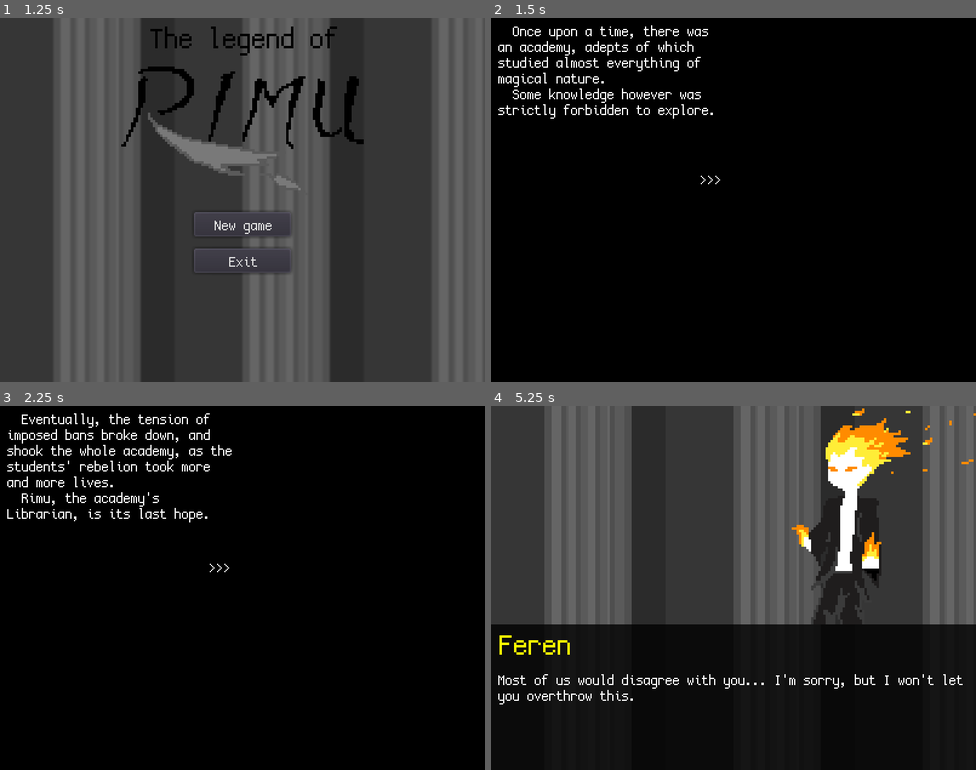
Above: before the commit, frames 1-4 (two rows, left to right).
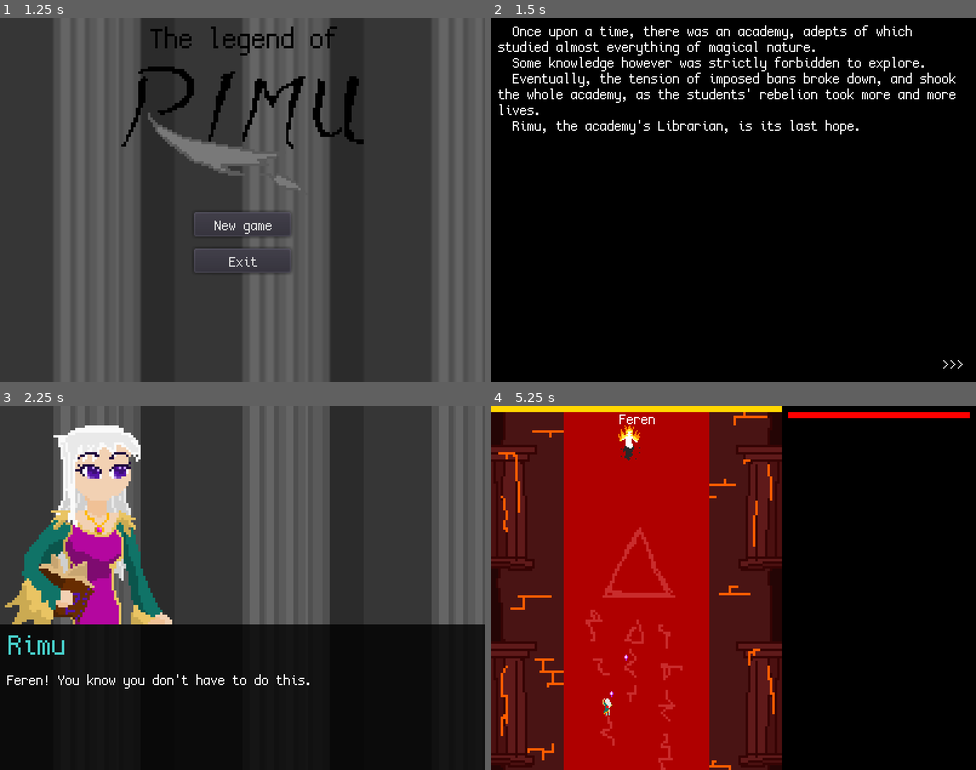
Above: after the commit, the same moments.

Repository: Voltinus/rimu
Game: Godot game, scene res://levels/LanguageSelector/LanguageSelector.tscn
Two runs of this game, one before a commit and one after it. Both use one fixed random seed, a clock stepped at 60 frames per second and the inputs below.
Inputs (mouse positions are in pixels of both pictures, inside the frame that each line leads up to):
- Up to frame 1 (1.25 s): click (242, 152) at 0.5 s
- Up to frame 2 (1.5 s): click "New game" at 1.25 s
- Up to frame 3 (2.25 s): tap Enter (dialogue_skip) at 2 s; hold D (move_right) from 2.03 s (still down)
- Up to frame 4 (5.25 s): tap Space at 2.75, 4.25 s; release D (move_right) at 2.78 s; hold Shift (slow_down, bound only after the commit) 2.78-3.53 s; tap Enter (dialogue_skip) at 3.5, 5 s; hold D (move_right) 3.53-4.28 s; hold W (move_up) 4.28-5.03 s; hold A (move_left) from 5.03 s (still down)

Frame 1 is identical in both runs. In frame 2, 3.5% of the frame differs, in the area x 1-98%, y 2-97%; in frame 3, 60%; in frame 4, 84%, in the area x 0-100%, y 0-100%.

Commit message:
Added slow down using shift and some translations

Diff:
--- a/Global.gd
+++ b/Global.gd
@@ -15,14 +15,20 @@
 func quit():
 	get_tree().quit()
 
-func window_width():
+func window_width() -> int:
 	return ProjectSettings.get_setting("display/window/size/width")
 
-func window_height():
+func window_height() -> int:
 	return ProjectSettings.get_setting("display/window/size/height")
 
-func game_width():
-	return window_width() * 0.6
+func window_size() -> Vector2:
+	return Vector2(window_width(), window_height())
 
-func game_height():
+func game_width() -> int:
+	return int(window_width() * 0.6)
+
+func game_height() -> int:
 	return window_height()
+
+func game_size() -> Vector2:
+	return Vector2(game_width(), game_height())
--- a/actors/Player/Player.gd
+++ b/actors/Player/Player.gd
@@ -24,6 +24,9 @@
 	if Input.is_action_pressed("move_down"):
 		velocity.y += 1
 
+	if Input.is_action_pressed("slow_down"):
+		velocity *= 0.5
+
 	var _collisions = move_and_slide(velocity * speed)
 
 
--- a/levels/Story/Story.gd
+++ b/levels/Story/Story.gd
@@ -1,23 +1,13 @@
 extends Control
-
-enum states {
-	STORY1, STORY2
-}
-
-var current_state = states.STORY1
 
 
 func _ready():
-	$Label.text  = "  " + tr("STORY1") + "\n  " + tr("STORY2")
-	$Label2.text = "  " + tr("STORY3") + "\n  " + tr("STORY4")
+	$Label.text  = "  " + tr("STORY1")
+	$Label.text += "\n  " + tr("STORY2")
+	$Label.text += "\n  " + tr("STORY3")
+	$Label.text += "\n  " + tr("STORY4")
 
 
 func _input(event):
 	if event.is_action_pressed("dialogue_skip"):
-		match current_state:
-			states.STORY1:
-				current_state = states.STORY2
-				$Label.hide()
-				$Label2.show()
-			states.STORY2:
-				Global.goto_scene("Dialogue1FerenBefore")
+		Global.goto_scene("Dialogue1FerenBefore")
--- a/levels/Story/Story.tscn
+++ b/levels/Story/Story.tscn
@@ -2,7 +2,6 @@
 
 [ext_resource path="res://gui/theme.tres" type="Theme" id=1]
 [ext_resource path="res://levels/Story/Story.gd" type="Script" id=2]
-
 
 [node name="Story" type="Control"]
 anchor_right = 1.0
@@ -17,8 +16,8 @@
 [node name="Label" type="Label" parent="."]
 margin_left = 5.0
 margin_top = 5.0
-margin_right = 195.0
-margin_bottom = 145.0
+margin_right = 395.0
+margin_bottom = 295.0
 theme = ExtResource( 1 )
 text = "Lorem ipsum, dolor sit amet..."
 autowrap = true
@@ -27,26 +26,11 @@
 "_edit_use_anchors_": false
 }
 
-[node name="Label2" type="Label" parent="."]
-visible = false
-margin_left = 5.0
-margin_top = 5.0
-margin_right = 195.0
-margin_bottom = 145.0
-theme = ExtResource( 1 )
-text = "  Eventually, the tension of imposed bans broke down, and shook the whole academy, as the students' rebelion took more and more lives.
-  Rimu, the academy's Librarian, is its last hope."
-autowrap = true
-clip_text = true
-__meta__ = {
-"_edit_use_anchors_": false
-}
-
 [node name="Arrows" type="Label" parent="."]
-margin_left = 172.0
-margin_top = 127.0
-margin_right = 190.0
-margin_bottom = 140.0
+margin_left = 372.415
+margin_top = 278.844
+margin_right = 390.415
+margin_bottom = 291.844
 theme = ExtResource( 1 )
 text = ">>>"
 __meta__ = {
--- a/misc/translations.csv
+++ b/misc/translations.csv
@@ -1,10 +1,10 @@
 string;en;pl;eo
 NEW_GAME;New game;Nowa gra;Nova ludo
 MAIN_MENU;Main menu;Menu główne;Ĉefa menuo
-EXIT;Exit;Wyjście;Fermi
+EXIT;Exit;Wyjście;Foriri
 THE_LEGEND_OF;The legend of;Legenda;La legendo de
 ERROR;Error;Błąd;Eraro
-ERROR_MSG;You shouldn’t be able to see this. Please report it to the game creators.;Ten komunikat nie powinien się pojawić.;Tiu komunikajxo ne devas aperi. Bonvolu, raporti tio al la
+ERROR_MSG;You shouldn’t be able to see this. Please report it to the game creators.;Ten komunikat nie powinien się pojawić.;Tiu komunikaĵo ne devas aperi. Bonvolu, raporti tio al la
 STORY1;Once upon a time, there was an academy, adepts of which studied almost everything of magical nature.;Dawno dawno temu istniała pewna akademia, której adepci studiowali niemal wszystko o magicznej naturze.;STORY1_eo
 STORY2;Some knowledge however was strictly forbidden to explore.;Pewna wiedza była jednak surowo zabroniona.;STORY2_eo
 STORY3;Eventually, the tension of imposed bans broke down, and shook the whole academy, as the students' rebelion took more and more lives.;Pewnego dnia, napięcie spowodowane zakazami pękło, a bunt uczniów pochłaniał coraz to więcej żyć.;STORY3_eo
@@ -31,26 +31,26 @@
 DIAL_RIMU9;I can't get along with you.;Nie dogadam się z tobą.;DIAL_RIMU9_eo
 DIAL_LILI8;I’m sorry, miss Rimu.;Przepraszam, pani Rimu.;DIAL_LILI8_eo
 DIAL_RIMU10;It’s okay.;Nie szkodzi.;DIAL_RIMU10_eo
-DIAL_RIMU11;I don’t know you… Who are you?;Nie znam cię… Kim jesteś?;DIAL_RIMU11_eo
-DIAL_VADA1;…;…;DIAL_VADA1_eo
-DIAL_RIMU12;Hello?;Halo?;DIAL_RIMU12_eo
-DIAL_VADA2;…;…;DIAL_VADA2_eo
-DIAL_RIMU13;Will you answer me?;Odpowiesz mi?;DIAL_RIMU13_eo
+DIAL_RIMU11;I don’t know you… Who are you?;Nie znam cię… Kim jesteś?;Mi ne konas vin… Kiu vi estas?
+DIAL_VADA1;…;…;…
+DIAL_RIMU12;Hello?;Halo?;Halo?
+DIAL_VADA2;…;…;…
+DIAL_RIMU13;Will you answer me?;Odpowiesz mi?;Ĉu vi respondos min?
 DIAL_VADA3;My name is Vada;Nazywam się Vada.;Mi nomiĝas Vada.
 DIAL_RIMU14;And?;I?;Kaj?
 DIAL_VADA4;And I’m sorry, but I’ll never betray him… *melts*;I przepraszam, ale nigdy go nie zdradzę… *rozpuszcza się*;Kaj pardonu, sed mi neniam perfidos lin… *fandiĝas*
 DIAL_RIMU15;Strange… Well then, I feel I’m getting close.;Dziwne… No nic, czuję, że się zbliżam.;DIAL_RIMU15_eo
 DIAL_RIMU16;Aria! Dress yourself up.;Aria! Ubierz się.;DIAL_RIMU16_eo
-DIAL_ARIA1;Why?;Czemu?;DIAL_ARIA1_eo
-DIAL_RIMU17;You know why, you know the rules!;Wiesz czemu, znasz zasady!;DIAL_RIMU17_eo
+DIAL_ARIA1;Why?;Czemu?;Kial?
+DIAL_RIMU17;You know why, you know the rules!;Wiesz czemu, znasz zasady!;Vi scias kiial, vi
 DIAL_ARIA2;Darek’h doesn’t obey them, so do I!;Darek’h ich nie przestrzega, więc ja też!;DIAL_ARIA2_eo
 DIAL_RIMU18;What a unruly kid… (...kid?);Co za niesforne dziecko… (…dziecko?);DIAL_RIMU18_eo
 DIAL_RIMU19;Let’s play a game. If I win, you’ll dress yourself up and tell me where Darek’h is.;Zagrajmy w grę. Jeśli wygram, ubierzesz się i powiesz mi gdzie jest Darek’h.;DIAL_RIMU19_eo
-DIAL_ARIA3;Okaaay…;Okeeej…;DIAL_ARIA3_eo
+DIAL_ARIA3;Okaaay…;Okeeej…;Okeeej…
 DIAL_RIMU20;You know the rules?;Znasz zasady?;DIAL_RIMU20_eo
 DIAL_ARIA4;I know, I know… Darek’h is behind that door.;Znam, znam… Darek’h jest za tymi drzwiami.;DIAL_ARIA4_eo
-DIAL_RIMU21;Thanks. Bye!;Dzięki. Cześć!;DIAL_RIMU21_eo
-DIAL_ARIA5;Byyyye!;Pa paaaa!;DIAL_ARIA5_eo
+DIAL_RIMU21;Thanks. Bye!;Dzięki. Cześć!;Dankon. Ĝis!
+DIAL_ARIA5;Byyyye!;Pa paaaa!;Ĝiiis!
 DIAL_RIMU22;I’ve finally found you!;W końcu cię znalazłam!;DIAL_RIMU22_eo
 DIAL_DAREKH1;Really? Did you even tried to understand us?;Doprawdy? Próbowałaś nas w ogóle zrozumieć?;DIAL_DAREKH1_eo
 DIAL_RIMU23;It’s for your own good.;To dla waszego dobra.;DIAL_RIMU23_eo
--- a/project.godot
+++ b/project.godot
@@ -107,6 +107,11 @@
 , Object(InputEventKey,"resource_local_to_scene":false,"resource_name":"","device":0,"alt":true,"shift":false,"control":true,"meta":false,"command":true,"pressed":false,"scancode":16777221,"unicode":0,"echo":false,"script":null)
  ]
 }
+slow_down={
+"deadzone": 0.5,
+"events": [ Object(InputEventKey,"resource_local_to_scene":false,"resource_name":"","device":0,"alt":false,"shift":false,"control":false,"meta":false,"command":false,"pressed":false,"scancode":16777237,"unicode":0,"echo":false,"script":null)
+ ]
+}
 
 [layer_names]
 
@@ -130,3 +135,4 @@
 quality/2d/use_pixel_snap=true
 quality/filters/anisotropic_filter_level=1
 environment/default_clear_color=Color( 0, 0, 0, 1 )
+quality/dynamic_fonts/use_oversampling=false
--- a/templates/Level/Level.tscn
+++ b/templates/Level/Level.tscn
@@ -26,7 +26,7 @@
 [node name="Game" type="Node2D" parent="."]
 
 [node name="Player" parent="Game" instance=ExtResource( 2 )]
-position = Vector2( 60, 120 )
+position = Vector2( 120, 250 )
 
 [node name="Walls" type="StaticBody2D" parent="Game"]
 collision_layer = 16
Not shown, changed: misc/translations.csv.import
Binary file changed: misc/translations.en.translation
Binary file changed: misc/translations.eo.translation
Binary file changed: misc/translations.pl.translation
Not shown: 1 places in templates/Level/Level.tscn that only renumber resources
Not shown, changed: export/Rimu.exe
Not shown, added: misc/.~lock.translations.csv#
